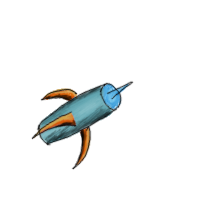
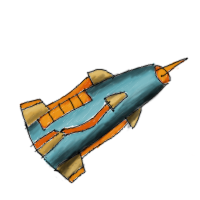
The second 200×200 image is a revision of the first. Changes to its layers:
added layer "fusion torch lines" above "fusion torch shade" over [19, 56, 189, 184]
added layer "fusion torch shade" above "fusion torch light" over [20, 62, 169, 183]
added layer "fusion torch light" (soft light) above "fusion torch color" over [19, 59, 182, 184]
added layer "fusion torch color" above "pulse beam lines" over [19, 59, 188, 183]
hid "pulse beam lines" over [31, 80, 134, 170]
hid "pulse beam shade" over [37, 84, 115, 166]
hid "pulse beam light" over [35, 82, 129, 165]
hid "pulse beam color" over [32, 83, 130, 166]
